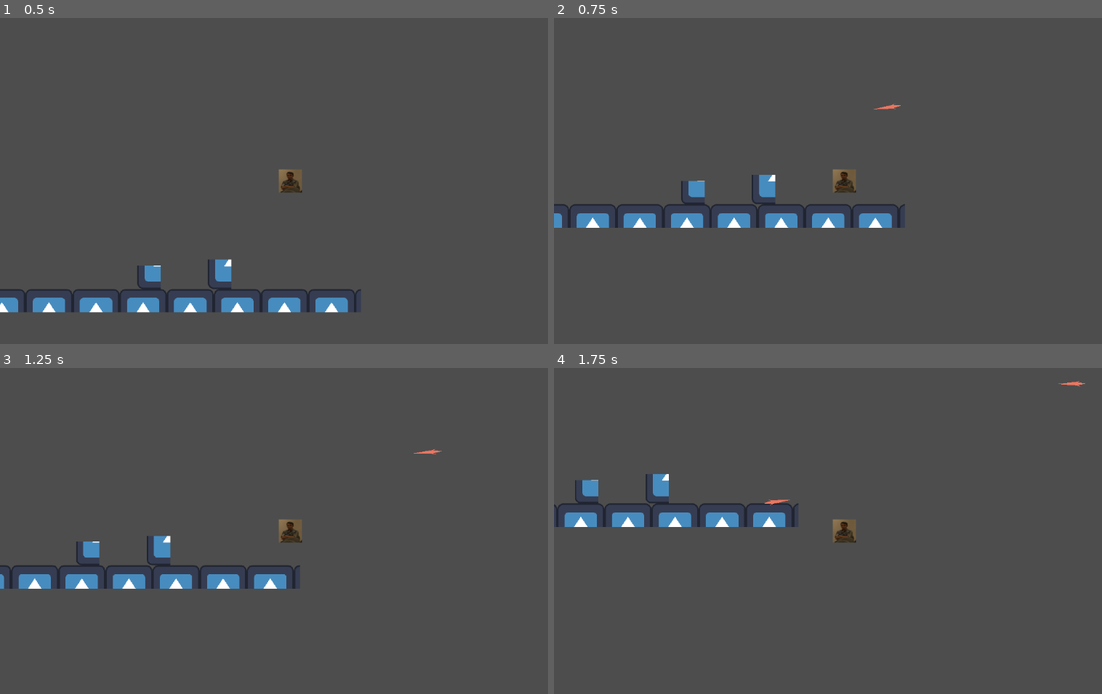
Above: before the commit, frames 1-4 (two rows, left to right).
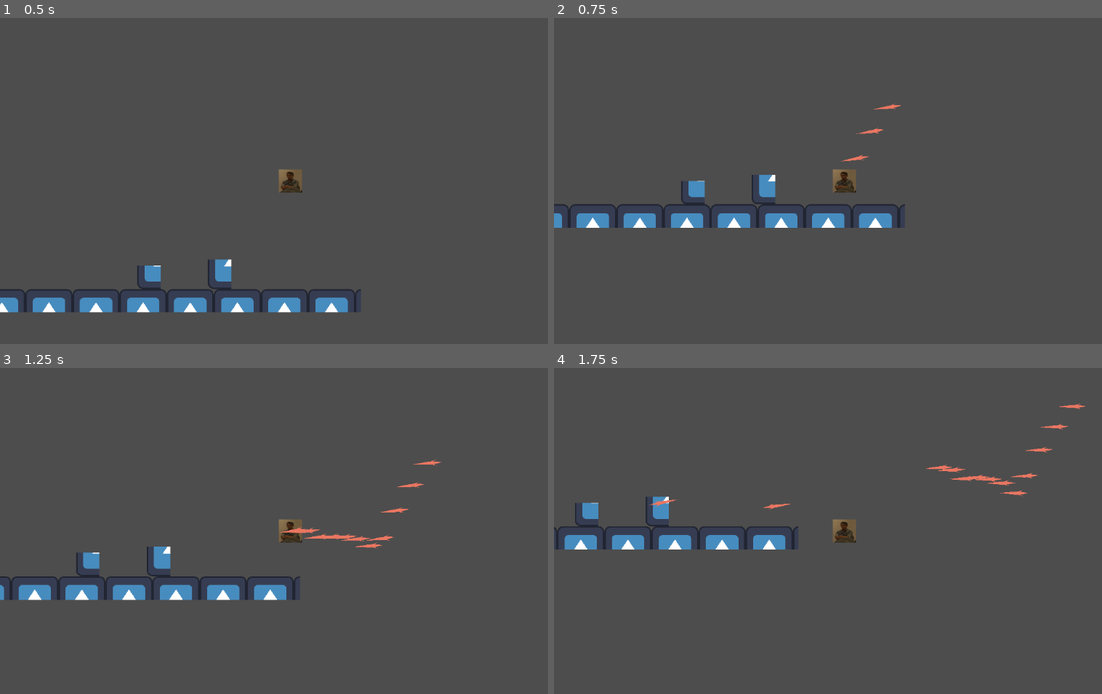
Above: after the commit, the same moments.

Repository: geominic/gd-revolution-calls
Game: Godot game, scene res://worlds/map_test.tscn
Two runs of this game, one before a commit and one after it. Both use one fixed random seed, a clock stepped at 60 frames per second and the inputs below. The engine's default icon, where the game draws it, is replaced by a stand-in: a white triangle on a blue panel in a dark square.
Inputs (mouse positions are in pixels of both pictures, inside the frame that each line leads up to):
- Up to frame 1 (0.5 s): no input
- Up to frame 2 (0.75 s): move the mouse to (970, 164) at 0.52 s; press the mouse at (970, 164) at 0.53 s; hold D (move_right) from 0.53 s (still down)
- Up to frame 3 (1.25 s): keep holding D (move_right); tap Space (jump) at 0.77, 0.8, 1.07 s
- Up to frame 4 (1.75 s): keep holding D (move_right); move the mouse to (729, 547) at 1.27 s; release the mouse at (729, 547) at 1.28 s; tap Space (jump) at 1.35, 1.52 s; click (729, 547) at 1.55 s

Frame 1 is identical in both runs. In frame 2, less than 0.1% of the frame differs, in the area x 52-61%, y 33-45%; in frame 3, 4.2%; in frame 4, 4.6%, in the area x 0-97%, y 4-56%.

Commit message:
add enemy 2

Diff:
--- a/actors/enemies/enemy_1.tscn
+++ b/actors/enemies/enemy_1.tscn
@@ -1,6 +1,6 @@
 [gd_scene load_steps=4 format=3 uid="uid://dlbnjyhbp8nmy"]
 
-[ext_resource type="Script" path="res://scripts/enemy_1.gd" id="1_p1whi"]
+[ext_resource type="Script" path="res://scripts/enemy.gd" id="1_p1whi"]
 [ext_resource type="Texture2D" uid="uid://suh1qdrvqeng" path="res://Screenshot 2025-01-30 125637.png" id="2_ootpq"]
 
 [sub_resource type="RectangleShape2D" id="RectangleShape2D_6i477"]
@@ -9,7 +9,6 @@
 [node name="enemy1" type="CharacterBody2D"]
 position = Vector2(48, 40)
 script = ExtResource("1_p1whi")
-can_fly = false
 can_jump = true
 
 [node name="Sprite2D" type="Sprite2D" parent="."]
--- /dev/null
+++ b/actors/enemies/enemy_2.tscn
@@ -0,0 +1,24 @@
+[gd_scene load_steps=4 format=3 uid="uid://05q0pa5gmd4i"]
+
+[ext_resource type="Script" path="res://scripts/enemy.gd" id="1_p73qa"]
+[ext_resource type="Texture2D" uid="uid://suh1qdrvqeng" path="res://Screenshot 2025-01-30 125637.png" id="2_mk8al"]
+
+[sub_resource type="RectangleShape2D" id="RectangleShape2D_6i477"]
+size = Vector2(32, 48)
+
+[node name="enemy2" type="CharacterBody2D"]
+position = Vector2(48, 40)
+script = ExtResource("1_p73qa")
+speed = 250
+jump_px_height = 80
+can_fly = false
+can_jump = true
+
+[node name="Sprite2D" type="Sprite2D" parent="."]
+position = Vector2(-1.44891e-06, -40.0001)
+scale = Vector2(0.0949555, 0.305489)
+texture = ExtResource("2_mk8al")
+
+[node name="CollisionShape2D" type="CollisionShape2D" parent="."]
+visible = false
+shape = SubResource("RectangleShape2D_6i477")
--- a/actors/player/player_1.tscn
+++ b/actors/player/player_1.tscn
@@ -10,6 +10,7 @@
 position = Vector2(32, 32)
 scale = Vector2(2, 2)
 script = ExtResource("1_4ou3p")
+jump_px_height = 128
 weapon_cooldown = 0.05
 projectile_speed = 800
 
--- a/scripts/player_1.gd
+++ b/scripts/player_1.gd
@@ -204,7 +204,7 @@
 		velocity.y += gravity * gravity_multiplier * delta
 
 func handle_attack(delta):
-	if Input.is_action_just_pressed("attack") and weapon_timer <= 0:
+	if Input.is_action_pressed("attack") and weapon_timer <= 0:
 		throw_weapon()
 		weapon_timer = weapon_cooldown  # Apply cooldown
 
--- a/worlds/map_test.tscn
+++ b/worlds/map_test.tscn
@@ -1,8 +1,9 @@
-[gd_scene load_steps=6 format=4 uid="uid://cyc27bfyh3s81"]
+[gd_scene load_steps=7 format=4 uid="uid://cyc27bfyh3s81"]
 
 [ext_resource type="Texture2D" uid="uid://djpq0ai7avirj" path="res://icon.svg" id="1_hs3o5"]
 [ext_resource type="PackedScene" uid="uid://s6bq3gam75ua" path="res://actors/player/player_1.tscn" id="1_skjh3"]
 [ext_resource type="PackedScene" uid="uid://dlbnjyhbp8nmy" path="res://actors/enemies/enemy_1.tscn" id="2_504ad"]
+[ext_resource type="PackedScene" uid="uid://05q0pa5gmd4i" path="res://actors/enemies/enemy_2.tscn" id="4_8ewsg"]
 
 [sub_resource type="TileSetAtlasSource" id="TileSetAtlasSource_jgt3m"]
 texture = ExtResource("1_hs3o5")
@@ -149,3 +150,6 @@
 position = Vector2(992, 32)
 
 [node name="enemy1" parent="." instance=ExtResource("2_504ad")]
+
+[node name="enemy2" parent="." instance=ExtResource("4_8ewsg")]
+position = Vector2(64, 480)
Renamed: scripts/enemy_1.gd -> scripts/enemy.gd
